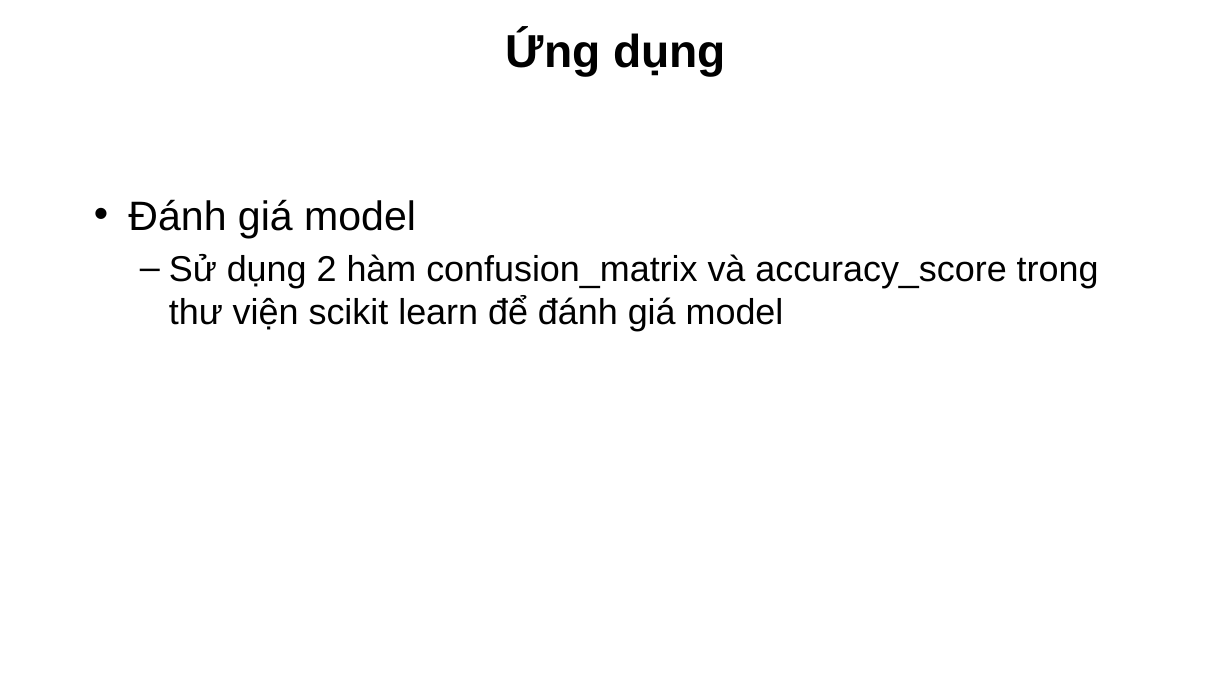
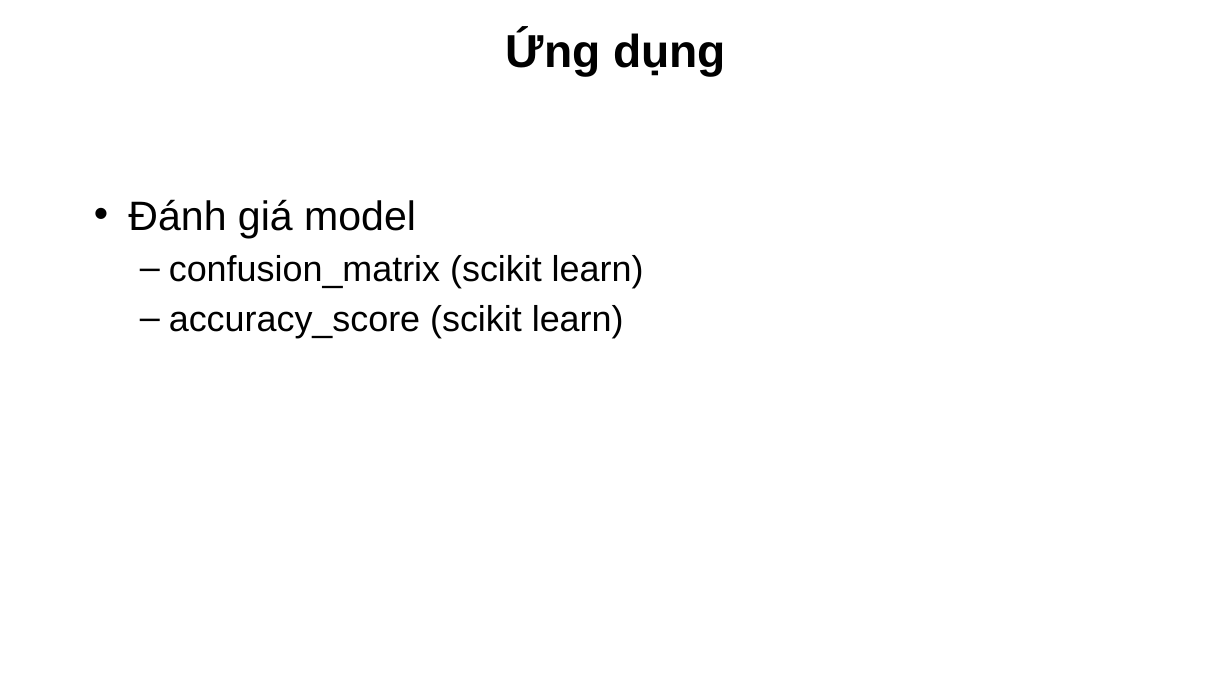
Before and after one commit to devalone2412/TLCN_DA3_MLearning, a slide deck: slide 15 of Machine Learning.pptx (slide 17 before the commit). Drawn at 1232x693 pixels with LibreOffice and Linux fonts; fonts in the diff are those of the drawing; background and template pictures are left out. Boxes give left, top, right and bottom in pixels: in the first picture for what was removed or moved away, otherwise in the second. Text is boxed around its words. In the diff, an @@ line names an element or a change of style, - is before the commit and + after.

```diff
--- a/Machine Learning.pptx
+++ b/Machine Learning.pptx
@@ text at box(169, 255, 644, 338): text changed @@
-  – Sử dụng 2 hàm confusion_matrix và accuracy_score trong thư viện scikit learn để đánh giá model
+  – confusion_matrix (scikit learn)
+  – accuracy_score (scikit learn)
```
Also in this commit, not shown: 13 other slides changed, 1 slide added, 3 slides removed.
